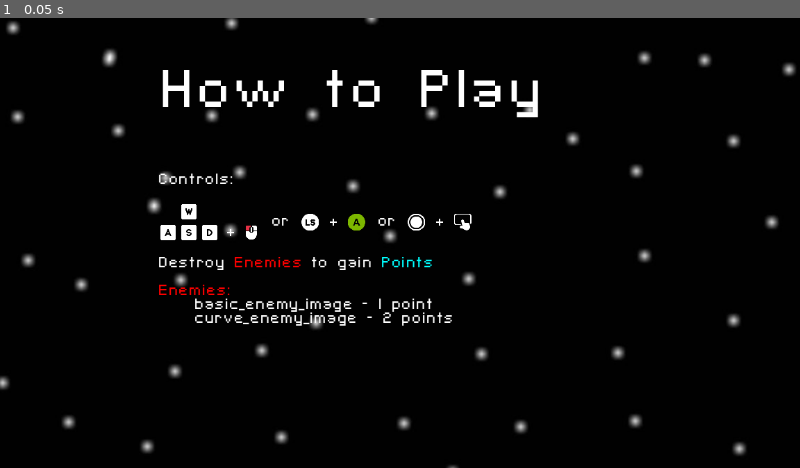
Above: before the commit, frame 1.
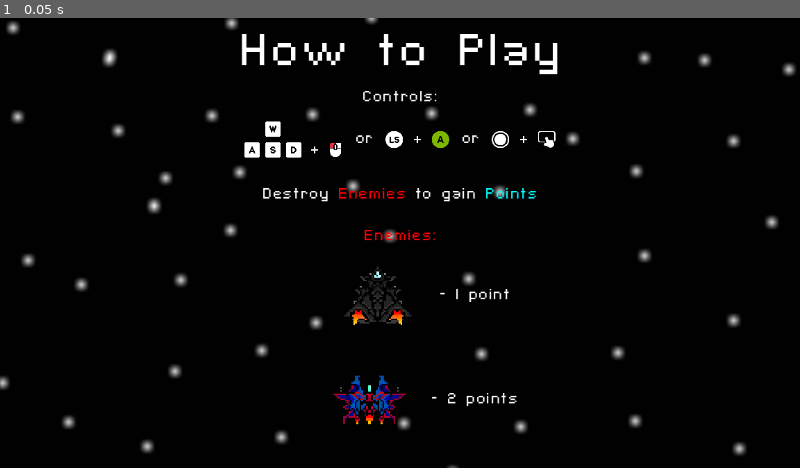
Above: after the commit, the same moment.

Repository: cofeek-codes/Space-Strike
Game: Godot game, scene res://scenes/ui/how_to_play.tscn
Same seed, same stepped clock (60 frames per second), same inputs: the game is played once before the commit and once after it. This scene is started directly instead of the project's main scene.
Inputs:
- Up to frame 1 (0.05 s): no input

The runs differ from the first frame. In frame 1, 5.6% of the frame differs, in the area x 19-70%, y 3-91%.

Commit message:
[how_to_play]: proper ui alignment

Diff:
--- a/scenes/ui/how_to_play.tscn
+++ b/scenes/ui/how_to_play.tscn
@@ -20,48 +20,40 @@
 grow_vertical = 2
 texture = ExtResource("1_1xwrb")
 
-[node name="TitleLabel" type="RichTextLabel" parent="."]
+[node name="VBoxContainer" type="VBoxContainer" parent="."]
 layout_mode = 1
-anchors_preset = 5
-anchor_left = 0.5
-anchor_right = 0.5
-offset_left = -349.0
-offset_top = 74.0
-offset_right = 379.0
-offset_bottom = 162.0
+anchors_preset = 15
+anchor_right = 1.0
+anchor_bottom = 1.0
 grow_horizontal = 2
+grow_vertical = 2
+alignment = 1
+
+[node name="Label" type="Label" parent="VBoxContainer"]
+layout_mode = 2
 theme = ExtResource("2_l2dcv")
-theme_override_font_sizes/normal_font_size = 76
-bbcode_enabled = true
+theme_override_font_sizes/font_size = 64
 text = "How to Play"
-fit_content = true
-scroll_active = false
-shortcut_keys_enabled = false
+horizontal_alignment = 1
+vertical_alignment = 1
 
-[node name="HTPLabel" type="RichTextLabel" parent="."]
-layout_mode = 1
-anchors_preset = 5
-anchor_left = 0.5
-anchor_right = 0.5
-offset_left = -349.0
-offset_top = 224.0
-offset_right = 379.0
-offset_bottom = 312.0
-grow_horizontal = 2
+[node name="RichTextLabel" type="RichTextLabel" parent="VBoxContainer"]
+layout_mode = 2
 theme = ExtResource("2_l2dcv")
 theme_override_font_sizes/normal_font_size = 21
 bbcode_enabled = true
-text = "Controls:
+text = "[center]
+Controls:
 
 [img width=150]res://assets/ui/htp/wasd+lmb.png[/img] or [img width=100]res://assets/ui/htp/ls+a.png[/img] or [img width=100]res://assets/ui/htp/joystick+touch.png[/img]
 
+
 Destroy [color=#ff0000]Enemies [/color]to gain [color=#00ffff]Points
+
 
 [/color][color=#ff0000]Enemies:[/color]
 [ul bullet=]
-basic_enemy_image - 1 point
-curve_enemy_image - 2 points
+[img width=150]res://assets/enemies/basic_enemy.png[/img] - 1 point
+[img width=150]res://assets/enemies/curve_enemy.png[/img] - 2 points
 [/ul]"
 fit_content = true
-scroll_active = false
-shortcut_keys_enabled = false
